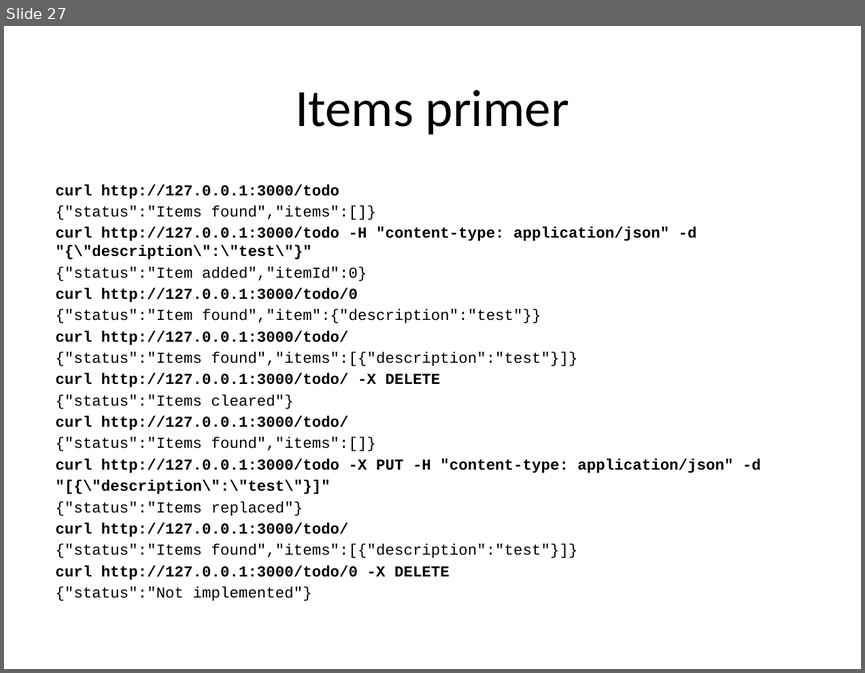
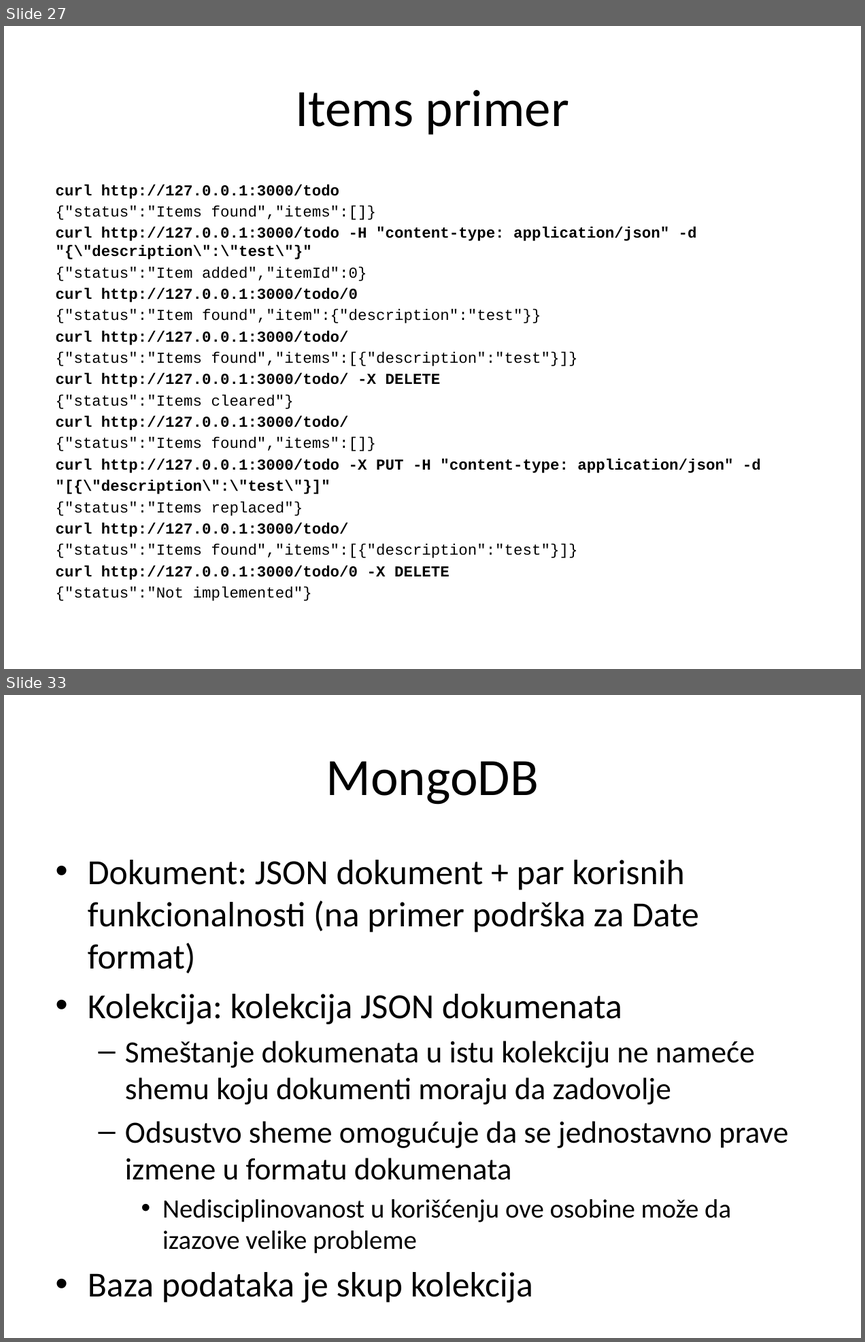
Before and after one commit to XWS2016/BackEnd, a slide deck: 02_REST_servisi/BackEnd_02_REST_servisi.pptx. Shown one above the other, each under a label of ours: slide 27 before the commit, slides 27 and 33 after it; the slides between them are not shown. The pictures are 865x673 and 865x1342 pixels, drawn with LibreOffice and Linux fonts; fonts in the diff are those of the drawing. Boxes give left, top, right and bottom in pixels: in the first picture for what was removed or moved away, otherwise in the second. Text is boxed around its words. In the diff, an @@ line names an element or a change of style, - is before the commit and + after.

```diff
--- a/02_REST_servisi/BackEnd_02_REST_servisi.pptx
+++ b/02_REST_servisi/BackEnd_02_REST_servisi.pptx
@@ slide 33 added at (x1=4, y1=695, x2=861, y2=1338), background #FFFFFF @@
@@ title added at (x1=326, y1=761, x2=538, y2=804), 44 pt, text #000000 @@
+MongoDB
@@ text added at (x1=88, y1=860, x2=788, y2=1253), 25.9 pt, text #000000 @@
+• Dokument: JSON dokument + par korisnih funkcionalnosti (na primer podrška za Date format)
+• Kolekcija: kolekcija JSON dokumenata
+  – Smeštanje dokumenata u istu kolekciju ne nameće shemu koju dokumenti moraju da zadovolje
+  – Odsustvo sheme omogućuje da se jednostavno prave izmene u formatu dokumenata
+    • Nedisciplinovanost u korišćenju ove osobine može da izazove velike probleme
+• Baza podataka je skup kolekcija
```
Also in this commit, not shown: 1 slide changed, 13 other slides added, 12 other files.
